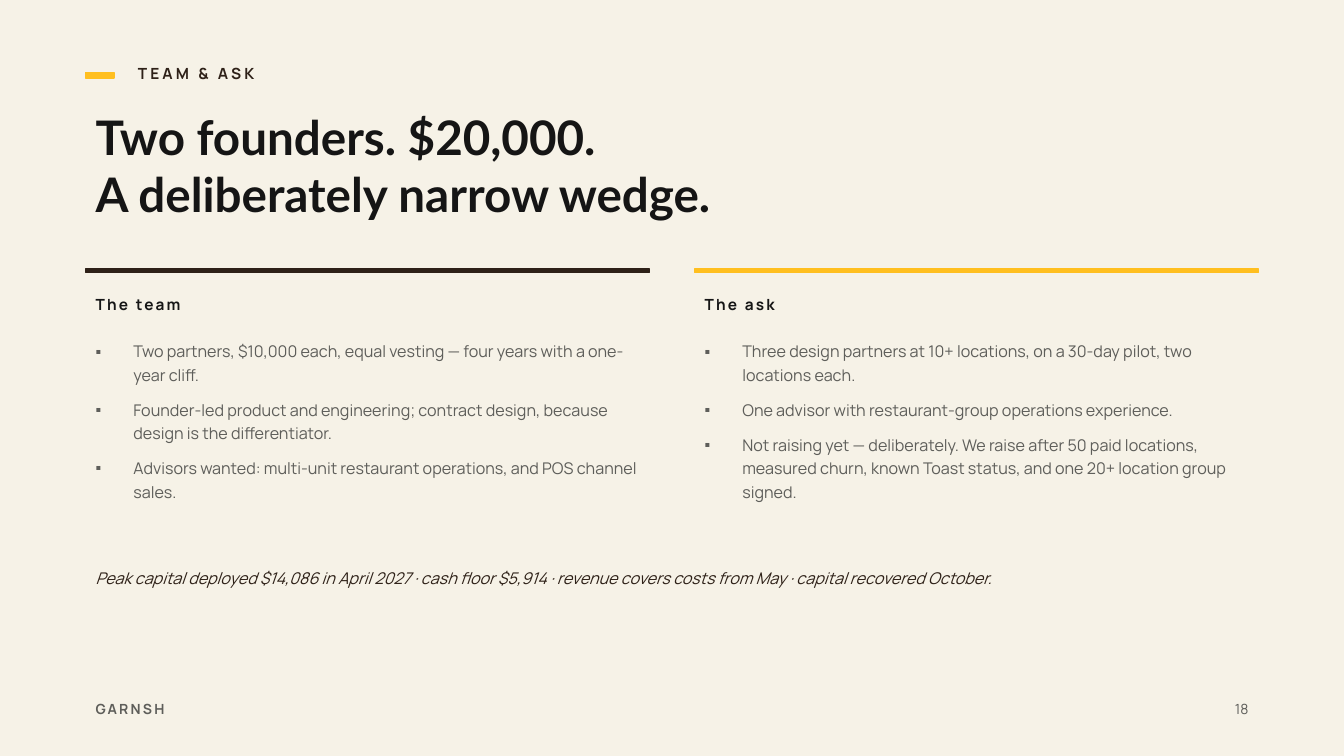
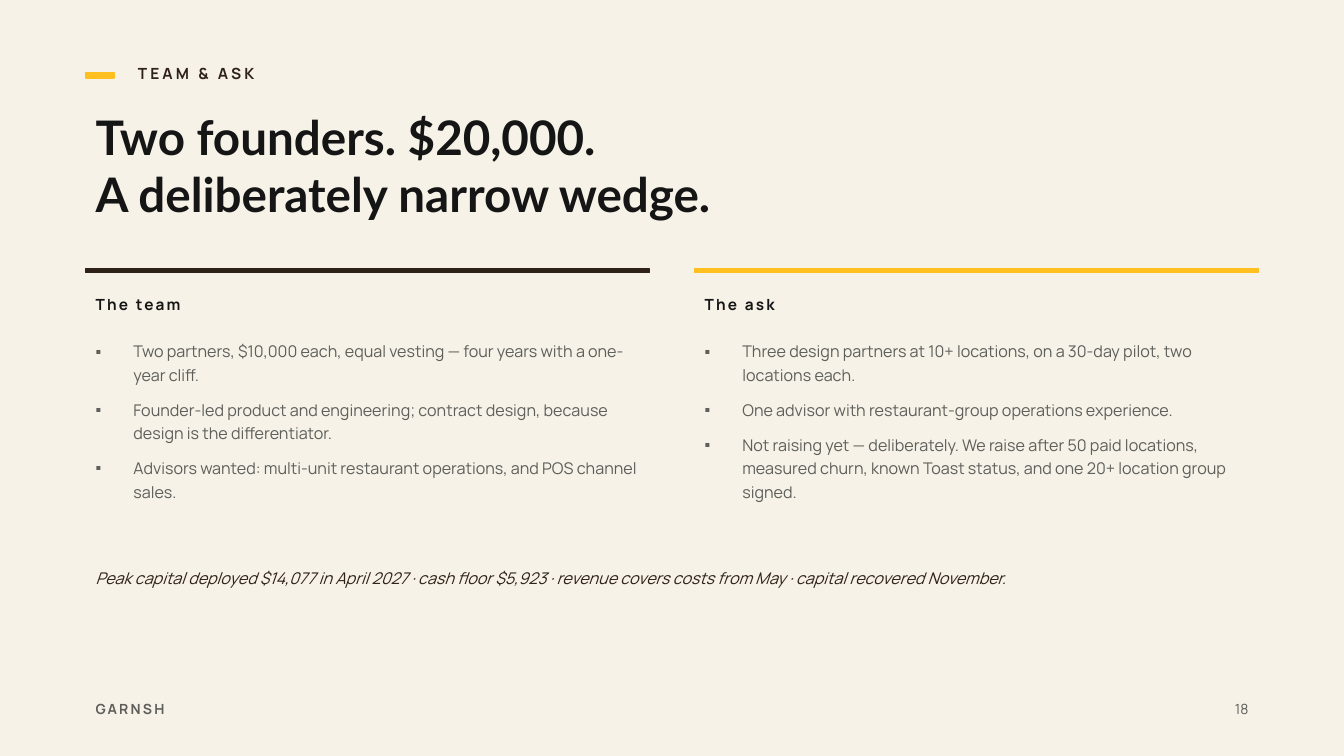
Before and after one commit to Kofiacheampong/trading, a slide deck: slide 18 of projects/garnsh-deck/garnsh-pitch-deck.pptx. Drawn at 1344x756 pixels with LibreOffice and Linux fonts; fonts in the diff are those of the drawing. Boxes give left, top, right and bottom in pixels: in the first picture for what was removed or moved away, otherwise in the second. Text is boxed around its words. In the diff, an @@ line names an element or a change of style, - is before the commit and + after.

```diff
--- a/projects/garnsh-deck/garnsh-pitch-deck.pptx
+++ b/projects/garnsh-deck/garnsh-pitch-deck.pptx
@@ text at (96,570,1007,588): text changed @@
-Peak capital deployed $14,086 in April 2027 · cash floor $5,914 · revenue covers costs from May · capital recovered October.
+Peak capital deployed $14,077 in April 2027 · cash floor $5,923 · revenue covers costs from May · capital recovered November.
```
Also in this commit, not shown: 4 other slides changed, 24 other files.
